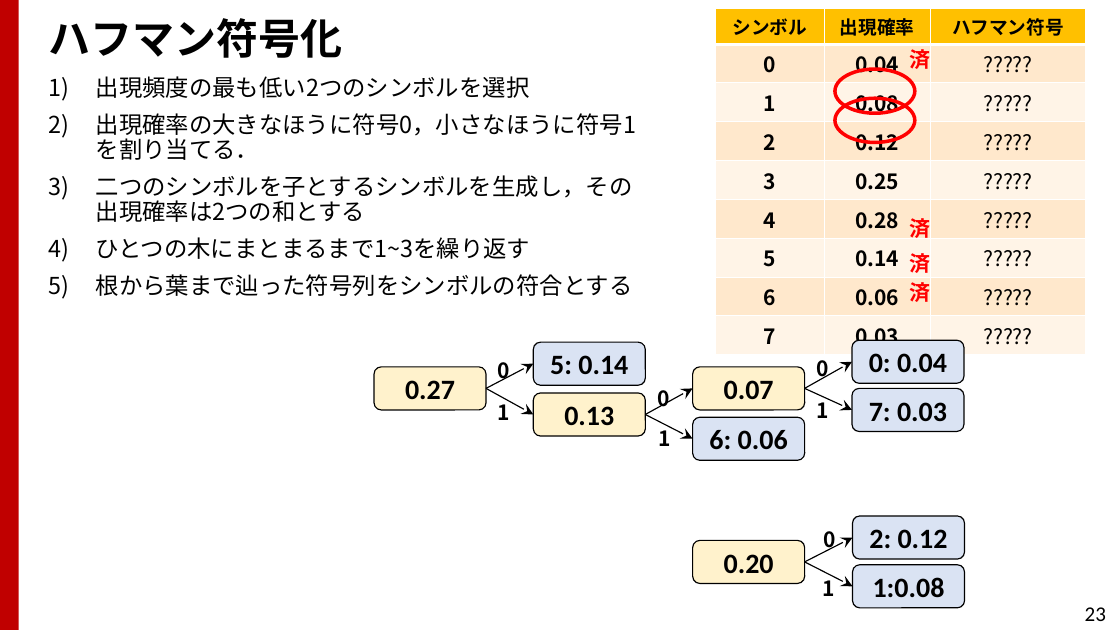
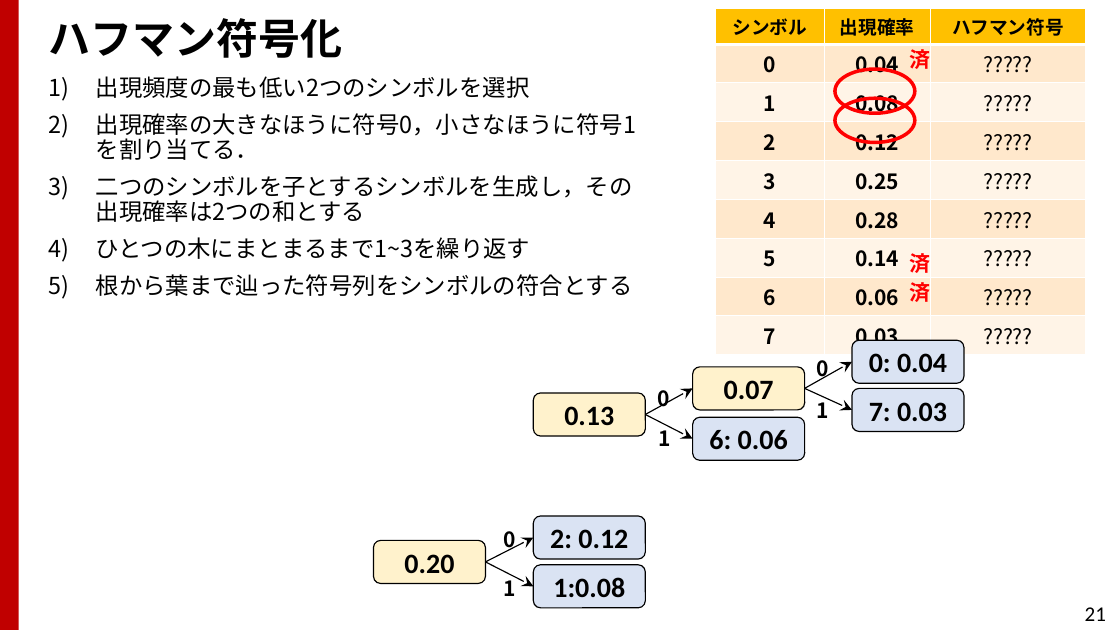
Before and after one commit to TakashiIjiri/TakashiIjiri.github.io, a slide deck: slide 21 of classes/dm2018_1/dm1_13.pptx (slide 23 before the commit). Drawn at 1120x630 pixels with LibreOffice and Linux fonts; fonts in the diff are those of the drawing. Boxes give left, top, right and bottom in pixels: in the first picture for what was removed or moved away, otherwise in the second. Text is boxed around its words. In the diff, an @@ line names an element or a change of style, - is before the commit and + after.

```diff
--- a/classes/dm2018_1/dm1_13.pptx
+++ b/classes/dm2018_1/dm1_13.pptx
@@ text removed at (909, 218, 930, 239) @@
-済
@@ rounded rectangle removed at (534, 342, 645, 385) @@
-5: 0.14
@@ rounded rectangle removed at (374, 367, 486, 410) @@
-0.27
@@ arrow removed from (486, 388) to (534, 364) @@
@@ arrow removed from (486, 388) to (534, 414) @@
@@ text removed at (497, 362, 509, 383) @@
-0
@@ text removed at (497, 399, 509, 420) @@
-1
@@ 3 rounded rectangles, 2 texts, 2 arrows: place and size @@
-3 rounded rectangles, 2 texts, 2 arrows at (693, 516, 965, 607)
+3 rounded rectangles, 2 texts, 2 arrows at (374, 516, 645, 607)
@@ page number at (1085, 607, 1106, 621): text changed @@
-23
+21
```
Also in this commit, not shown: 6 other slides changed, 2 slides removed, 2 other files.
